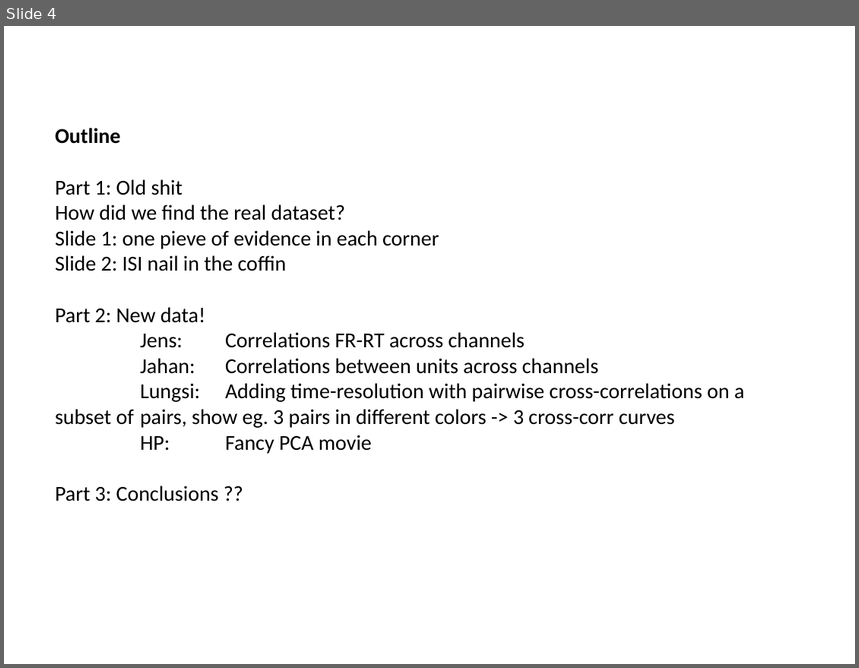
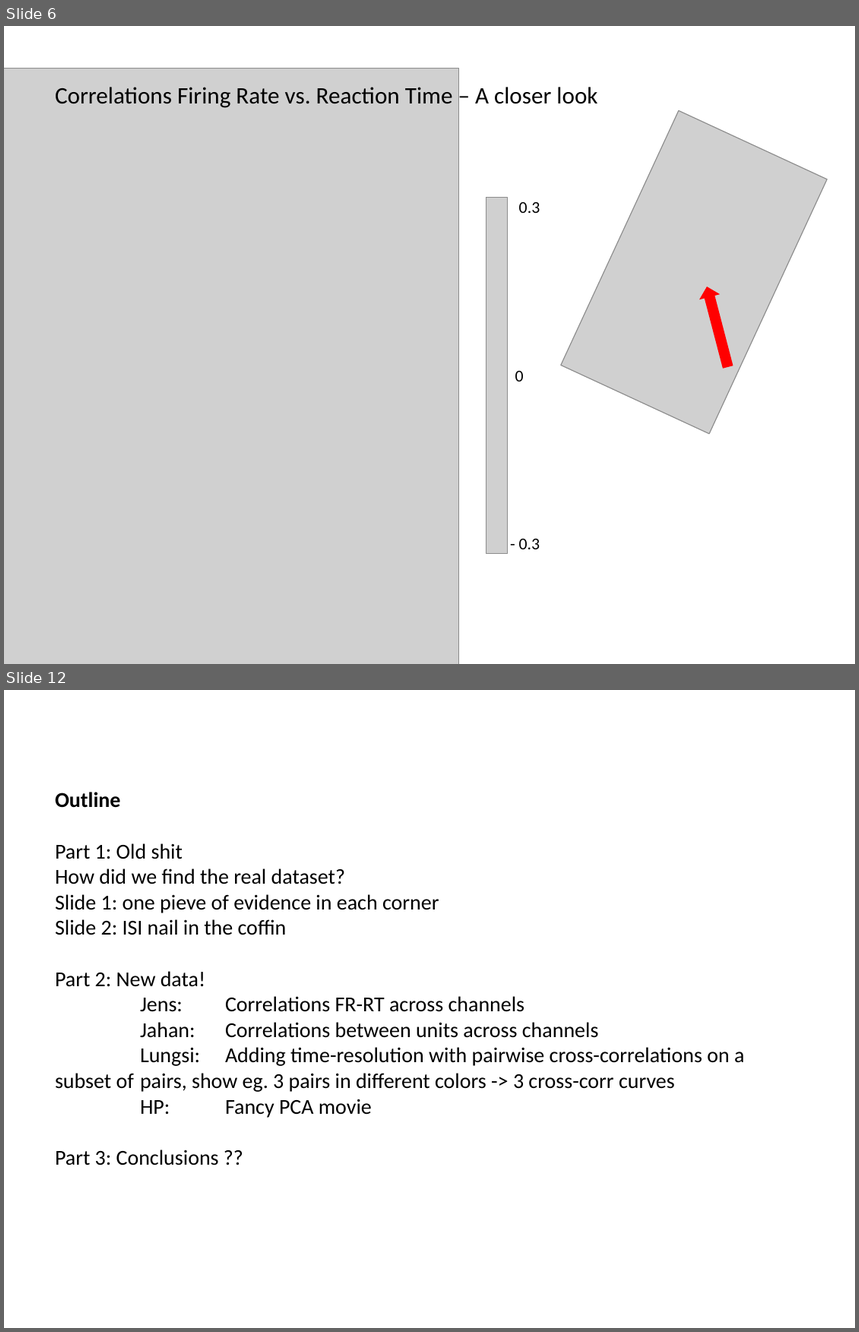
Before and after one commit to ANDA-DownStates/analysis, a slide deck: Final presentation/_Final presentation.pptx. Shown one above the other, each under a label of ours: slide 4 before the commit, slides 6 and 12 after it; the slides between them are not shown. The pictures are 859x668 and 859x1332 pixels, drawn with LibreOffice and Linux fonts; fonts in the diff are those of the drawing; grey boxes stand for pictures. Boxes give left, top, right and bottom in pixels: in the first picture for what was removed or moved away, otherwise in the second. Text is boxed around its words. In the diff, an @@ line names an element or a change of style, - is before the commit and + after.

```diff
--- a/Final presentation/_Final presentation.pptx
+++ b/Final presentation/_Final presentation.pptx
@@ slide 6 added at (4, 26, 855, 664), background #FFFFFF @@
@@ picture added at (4, 69, 458, 664) @@
@@ text added at (55, 87, 598, 108), 20 pt, text #000000 @@
+Correlations Firing Rate vs. Reaction Time – A closer look
@@ picture added at (561, 110, 827, 434) @@
@@ right arrow added at (696, 284, 738, 370), fill #FF0000 @@
@@ group added at (487, 198, 541, 553): 3 texts, 1 picture @@
+0.3
+0
+- 0.3
@@ what was slide 4 is now slide 12 @@
```
Also in this commit, not shown: 10 other slides added, 3 slides removed.
